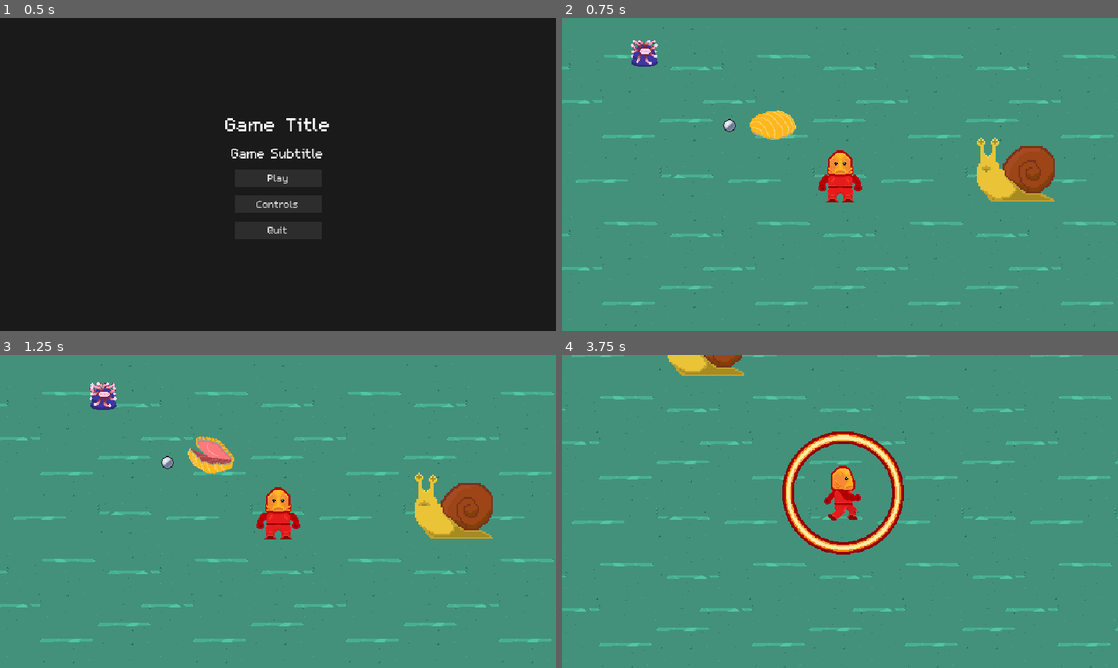
Above: before the commit, frames 1-4 (two rows, left to right).
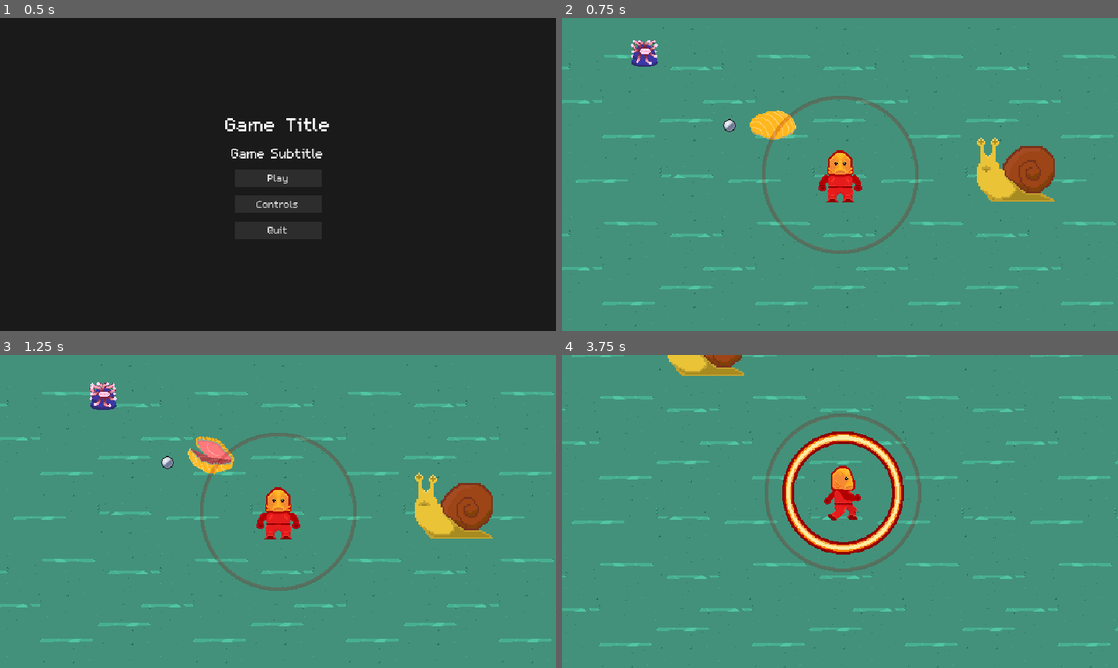
Above: after the commit, the same moments.

Repository: Splashy-Inc/enemy-anemone
Game: Godot game, scene res://SCENES/screen_manager.tscn
Same seed, same stepped clock (60 frames per second), same inputs: the game is played once before the commit and once after it.
Inputs (mouse positions are in pixels of both pictures, inside the frame that each line leads up to):
- Up to frame 1 (0.5 s): no input
- Up to frame 2 (0.75 s): click "Play" at 0.5 s
- Up to frame 3 (1.25 s): no input
- Up to frame 4 (3.75 s): tap Enter at 1.25 s; move the mouse to (962, 495) at 1.27 s; press the mouse at (962, 495) at 1.28 s; hold D (right) 1.28-2.03 s; move the mouse to (728, 527) at 2.02 s; release the mouse at (728, 527) at 2.03 s; hold S (down) 2.03-2.78 s; click (728, 527) at 2.1 s; move the mouse to (895, 442) at 2.77 s; press the mouse at (895, 442) at 2.78 s; hold D (right) 2.78-3.53 s; move the mouse to (812, 574) at 3.52 s; release the mouse at (812, 574) at 3.53 s; hold W (up) from 3.53 s (still down); click (812, 574) at 3.6 s

Frame 1 is identical in both runs. In frame 2, 1.0% of the frame differs, in the area x 36-65%, y 24-76%; in frame 3, 1.0%; in frame 4, 1.1%, in the area x 36-65%, y 18-70%.

Commit message:
Blast more accurate collisions

Diff:
--- a/SCENES/blast_attack.tscn
+++ b/SCENES/blast_attack.tscn
@@ -148,7 +148,7 @@
 }
 tracks/3/type = "value"
 tracks/3/imported = false
-tracks/3/enabled = true
+tracks/3/enabled = false
 tracks/3/path = NodePath("CollisionShape2D:scale")
 tracks/3/interp = 1
 tracks/3/loop_wrap = true
--- a/SCENES/player.tscn
+++ b/SCENES/player.tscn
@@ -1,9 +1,10 @@
-[gd_scene load_steps=17 format=3 uid="uid://c2juntykrrmxl"]
+[gd_scene load_steps=19 format=3 uid="uid://c2juntykrrmxl"]
 
 [ext_resource type="Texture2D" uid="uid://5btihv7hxfxv" path="res://ASSETS/Art/player/SplorshIdle64.png" id="1_5mfno"]
 [ext_resource type="Script" path="res://SCRIPTS/player.gd" id="1_y28eq"]
 [ext_resource type="Texture2D" uid="uid://cq6w0y5oujq6x" path="res://ASSETS/Art/player/SplorshRun64.png" id="3_n1m0v"]
 [ext_resource type="PackedScene" uid="uid://c46ovojbc3oqw" path="res://SCENES/blast_attack.tscn" id="4_0migj"]
+[ext_resource type="Texture2D" uid="uid://b24k05xkj5jk6" path="res://ASSETS/Art/blast/Blast.png" id="4_cu67q"]
 
 [sub_resource type="AtlasTexture" id="AtlasTexture_y424k"]
 atlas = ExtResource("1_5mfno")
@@ -92,6 +93,10 @@
 radius = 15.0
 height = 60.0
 
+[sub_resource type="AtlasTexture" id="AtlasTexture_2mxrm"]
+atlas = ExtResource("4_cu67q")
+region = Rect2(1734, 5, 180, 182)
+
 [node name="Player" type="CharacterBody2D"]
 z_index = 2
 collision_layer = 2
@@ -112,3 +117,7 @@
 position_smoothing_speed = 10.0
 
 [node name="Blast" parent="." instance=ExtResource("4_0migj")]
+
+[node name="Sprite2D" type="Sprite2D" parent="."]
+modulate = Color(1, 1, 1, 0.231373)
+texture = SubResource("AtlasTexture_2mxrm")
